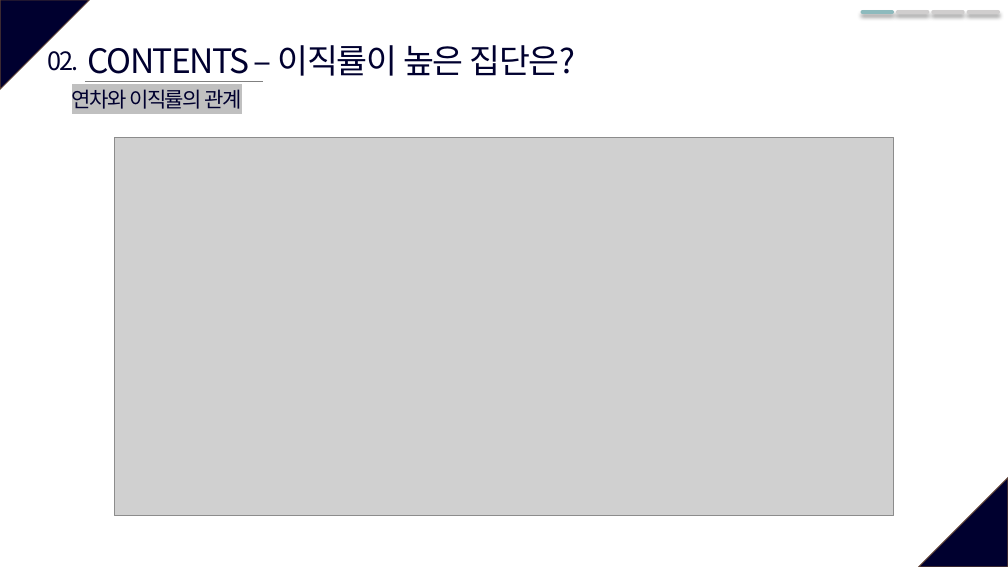
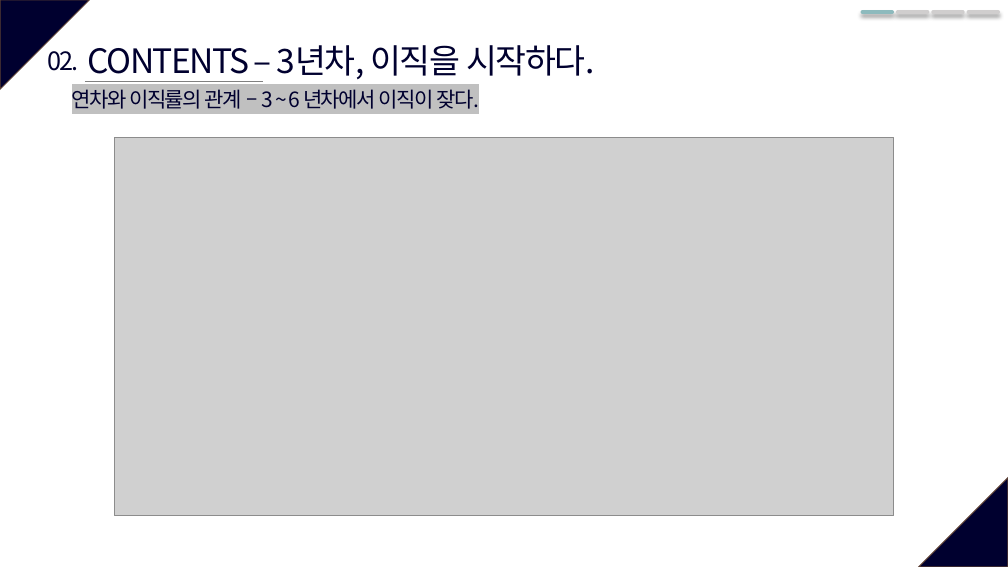
Before and after one commit to JxxHxxx/Ubion-Mini-Project-HR-Analysis, a slide deck: slide 9 of 데이터분석은위대하다.pptx. Drawn at 1008x567 pixels with LibreOffice and Linux fonts; fonts in the diff are those of the drawing; grey boxes stand for pictures. Boxes give left, top, right and bottom in pixels: in the first picture for what was removed or moved away, otherwise in the second. Text is boxed around its words. In the diff, an @@ line names an element or a change of style, - is before the commit and + after.

```diff
--- a/데이터분석은위대하다.pptx
+++ b/데이터분석은위대하다.pptx
@@ text at (88,45,595,82): text changed @@
-CONTENTS – 이직률이 높은 집단은?
+CONTENTS – 3년차, 이직을 시작하다.
@@ text at (72,89,479,109): text changed @@
-연차와 이직률의 관계
+연차와 이직률의 관계 – 3 ~ 6 년차에서 이직이 잦다.
```
Also in this commit, not shown: 6 other slides changed, 14 slides added, 8 slides removed.
